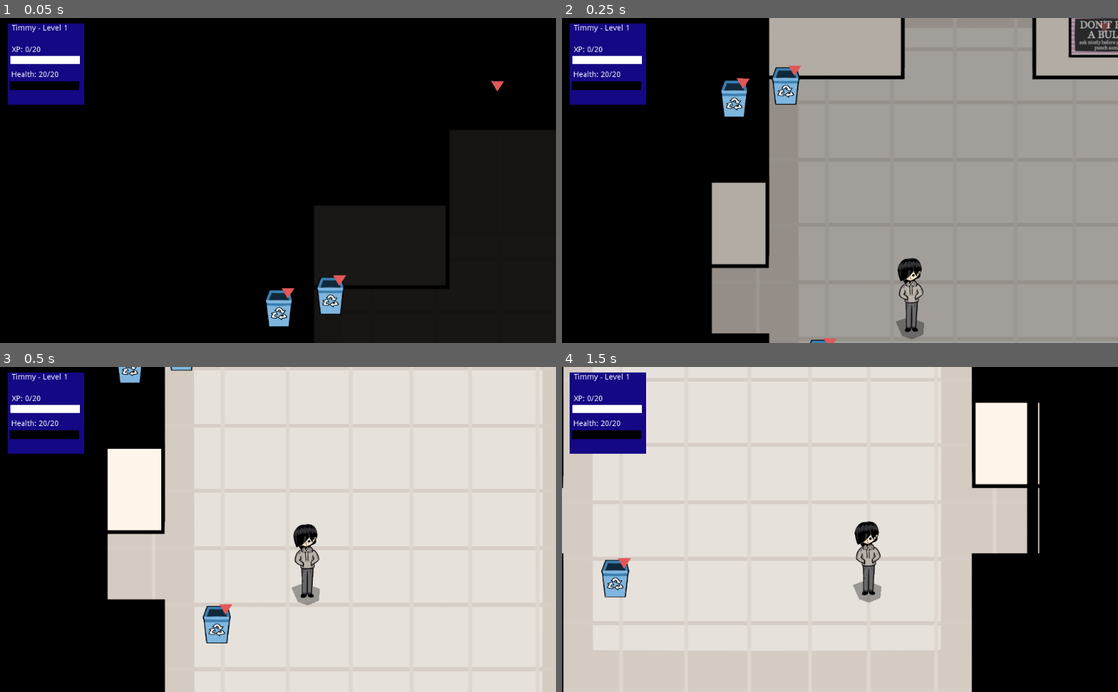
Above: before the commit, frames 1-4 (two rows, left to right).
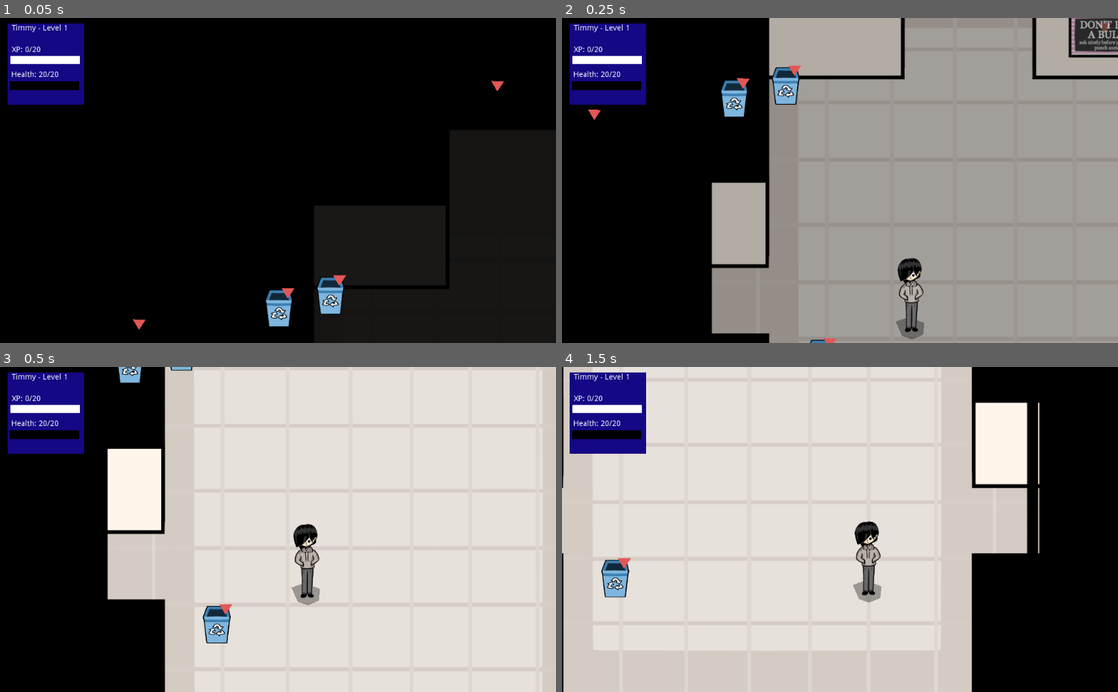
Above: after the commit, the same moments.

Repository: johnfn/ld49
Game: Godot game, scene res://Main.tscn
The game is run twice, just before and just after one commit, with the same random seed, the same clock (stepped at 60 frames per second) and the same inputs.
Inputs (mouse positions are in pixels of both pictures, inside the frame that each line leads up to):
- Up to frame 1 (0.05 s): no input
- Up to frame 2 (0.25 s): no input
- Up to frame 3 (0.5 s): no input
- Up to frame 4 (1.5 s): move the mouse to (962, 513) at 0.52 s; hold Right (ui_right) 0.53-1.28 s; tap Z (action) at 0.6, 1.35 s; move the mouse to (728, 545) at 1.27 s; hold Down (ui_down) from 1.28 s (still down)

The runs differ from the first frame. In frame 1, less than 0.1% of the frame differs, in the area x 23-27%, y 92-96%; in frame 2, less than 0.1%; in frame 3, nothing differs; in frame 4, nothing differs.

Commit message:
Decompose concave polygons into convex polygons

Diff:
--- /dev/null
+++ b/Clock.gd
@@ -0,0 +1,10 @@
+extends Node2D
+
+var enemy_type = G.ENEMIES.Clock
+
+func _on_InteractionMarker_on_interact():
+  G.dialog().start([
+    { "speaker": "You", "dialog": "It's a clock", },
+    { "speaker": "You", "dialog": "It's not ticking", },
+    { "speaker": "You", "dialog": "Probably because time here never seems to end", },
+  ])
--- /dev/null
+++ b/Clock.tscn
@@ -0,0 +1,14 @@
+[gd_scene load_steps=3 format=2]
+
+[ext_resource path="res://Clock.gd" type="Script" id=1]
+[ext_resource path="res://InteractionMarker.tscn" type="PackedScene" id=2]
+
+[node name="Clock" type="Node2D"]
+position = Vector2( 600, 360 )
+script = ExtResource( 1 )
+
+[node name="InteractionMarker" parent="." instance=ExtResource( 2 )]
+position = Vector2( -20, 0 )
+interaction_scale = 2.0
+
+[connection signal="on_interact" from="InteractionMarker" to="." method="_on_InteractionMarker_on_interact"]
--- a/FirstClassroom.tscn
+++ b/FirstClassroom.tscn
@@ -1,10 +1,12 @@
-[gd_scene load_steps=7 format=2]
+[gd_scene load_steps=9 format=2]
 
 [ext_resource path="res://art/overworld/classroom.png" type="Texture" id=1]
 [ext_resource path="res://RoomDimmer.gd" type="Script" id=2]
 [ext_resource path="res://BlueDesk.tscn" type="PackedScene" id=3]
 [ext_resource path="res://RedDesk.tscn" type="PackedScene" id=4]
 [ext_resource path="res://Chalkboard.tscn" type="PackedScene" id=5]
+[ext_resource path="res://Clock.tscn" type="PackedScene" id=6]
+[ext_resource path="res://TestDecomposeConcavePolygon.gd" type="Script" id=7]
 
 [sub_resource type="RectangleShape2D" id=1]
 extents = Vector2( 560, 440 )
@@ -29,9 +31,6 @@
 [node name="RedDesk" parent="RoomDimmer/Graphics" instance=ExtResource( 4 )]
 position = Vector2( 440, -120 )
 
-[node name="Chalkboard" parent="RoomDimmer/Graphics" instance=ExtResource( 5 )]
-position = Vector2( 600, 440 )
-
 [node name="Area2D" type="Area2D" parent="RoomDimmer"]
 visible = false
 
@@ -40,11 +39,18 @@
 shape = SubResource( 1 )
 
 [node name="StaticBody2D" type="StaticBody2D" parent="."]
+script = ExtResource( 7 )
 
 [node name="CollisionPolygon2D" type="CollisionPolygon2D" parent="StaticBody2D"]
 visible = false
 build_mode = 1
 polygon = PoolVector2Array( 1200, 600, 1080, 600, 1080, 480, 160, 480, 160, 960, 1080, 960, 1080, 760, 1200, 760, 1200, 1080, 80, 1080, 80, 200, 1200, 200, 1200, 600 )
 
+[node name="Chalkboard" parent="." instance=ExtResource( 5 )]
+position = Vector2( 600, 440 )
+
+[node name="Clock" parent="." instance=ExtResource( 6 )]
+position = Vector2( 1000, 360 )
+
 [connection signal="body_entered" from="RoomDimmer/Area2D" to="RoomDimmer" method="_on_Area2D_body_entered"]
 [connection signal="body_exited" from="RoomDimmer/Area2D" to="RoomDimmer" method="_on_Area2D_body_exited"]
--- a/Globals.gd
+++ b/Globals.gd
@@ -71,6 +71,7 @@
   MissTrunchbull,
   Door,
   Poster,
+  Clock,
   Chalkboard,
 }
 
@@ -138,6 +139,17 @@
   ENEMIES.Chalkboard: {
     "name": "Door",
     "interaction": "Read chalkboard",
+    "drop": InventoryItem.None,
+    "health": 25,
+    "xp": 30,
+    "is_inanimate": true,
+    "tscn": load("res://BattleEnemy.tscn"),
+  },
+
+
+  ENEMIES.Clock: {
+    "name": "Clock",
+    "interaction": "Look at clock",
     "drop": InventoryItem.None,
     "health": 25,
     "xp": 30,
--- a/Hallway.tscn
+++ b/Hallway.tscn
@@ -1,39 +1,56 @@
-[gd_scene load_steps=6 format=2]
+[gd_scene load_steps=7 format=2]
 
 [ext_resource path="res://art/overworld/badhallway.png" type="Texture" id=1]
 [ext_resource path="res://Door.tscn" type="PackedScene" id=2]
 [ext_resource path="res://Poster.tscn" type="PackedScene" id=3]
 [ext_resource path="res://RoomDimmer.gd" type="Script" id=4]
+[ext_resource path="res://TestDecomposeConcavePolygon.gd" type="Script" id=5]
 
 [sub_resource type="RectangleShape2D" id=1]
 extents = Vector2( 480, 1140 )
 
 [node name="Hallway" type="Node2D"]
 
-[node name="Collisions" type="StaticBody2D" parent="."]
+[node name="StaticBody2D" type="StaticBody2D" parent="."]
+script = ExtResource( 5 )
 
-[node name="CollisionPolygon2D" type="CollisionPolygon2D" parent="Collisions"]
+[node name="CollisionPolygon2D" type="CollisionPolygon2D" parent="StaticBody2D"]
 build_mode = 1
 polygon = PoolVector2Array( 380, 0, 380, 320, 120, 320, 120, 660, 0, 660, 0, 0 )
 
-[node name="CollisionPolygon2D2" type="CollisionPolygon2D" parent="Collisions"]
+[node name="StaticBody2D2" type="StaticBody2D" parent="."]
+script = ExtResource( 5 )
+
+[node name="CollisionPolygon2D" type="CollisionPolygon2D" parent="StaticBody2D2"]
 build_mode = 1
 polygon = PoolVector2Array( 620, 0, 620, 320, 880, 320, 880, 660, 1000, 660, 1000, 0 )
 
-[node name="CollisionPolygon2D3" type="CollisionPolygon2D" parent="Collisions"]
+[node name="StaticBody2D3" type="StaticBody2D" parent="."]
+script = ExtResource( 5 )
+
+[node name="CollisionPolygon2D" type="CollisionPolygon2D" parent="StaticBody2D3"]
 build_mode = 1
 polygon = PoolVector2Array( 0, 780, 120, 780, 120, 1480, 0, 1480 )
 
-[node name="CollisionPolygon2D4" type="CollisionPolygon2D" parent="Collisions"]
+[node name="StaticBody2D4" type="StaticBody2D" parent="."]
+script = ExtResource( 5 )
+
+[node name="CollisionPolygon2D" type="CollisionPolygon2D" parent="StaticBody2D4"]
 position = Vector2( 880, 0 )
 build_mode = 1
 polygon = PoolVector2Array( 0, 780, 120, 780, 120, 1480, 0, 1480 )
 
-[node name="CollisionPolygon2D5" type="CollisionPolygon2D" parent="Collisions"]
+[node name="StaticBody2D5" type="StaticBody2D" parent="."]
+script = ExtResource( 5 )
+
+[node name="CollisionPolygon2D" type="CollisionPolygon2D" parent="StaticBody2D5"]
 build_mode = 1
 polygon = PoolVector2Array( 0, 1600, 120, 1600, 120, 1840, 380, 1840, 380, 2000, 0, 2000 )
 
-[node name="CollisionPolygon2D6" type="CollisionPolygon2D" parent="Collisions"]
+[node name="StaticBody2D6" type="StaticBody2D" parent="."]
+script = ExtResource( 5 )
+
+[node name="CollisionPolygon2D" type="CollisionPolygon2D" parent="StaticBody2D6"]
 build_mode = 1
 polygon = PoolVector2Array( 880, 1600, 1000, 1600, 1000, 2000, 620, 2000, 620, 1860, 880, 1860 )
 
--- /dev/null
+++ b/TestDecomposeConcavePolygon.gd
@@ -0,0 +1,19 @@
+extends StaticBody2D
+
+func _ready():
+  var polygon = $CollisionPolygon2D.polygon
+  var shape = ConcavePolygonShape2D.new()
+
+  var segments = PoolVector2Array()
+  segments.resize(polygon.size() * 2);
+
+  for i in range(polygon.size()):
+    segments[(i << 1) + 0] = polygon[i]
+    segments[(i << 1) + 1] = polygon[(i + 1) % polygon.size()]
+
+  shape.set_segments(segments)
+  var body = RigidBody2D.new()
+  var owner = body.create_shape_owner(body)
+  body.set_mode(RigidBody2D.MODE_STATIC)
+  body.shape_owner_add_shape(owner, shape)
+  add_child(body)
Not shown, added: audio/sfx/battle sfx/ow.mp3.import
Not shown, added: audio/sfx/battle sfx/rightthing.mp3.import
Not shown, added: audio/sfx/battle sfx/wrongthing.mp3.import
